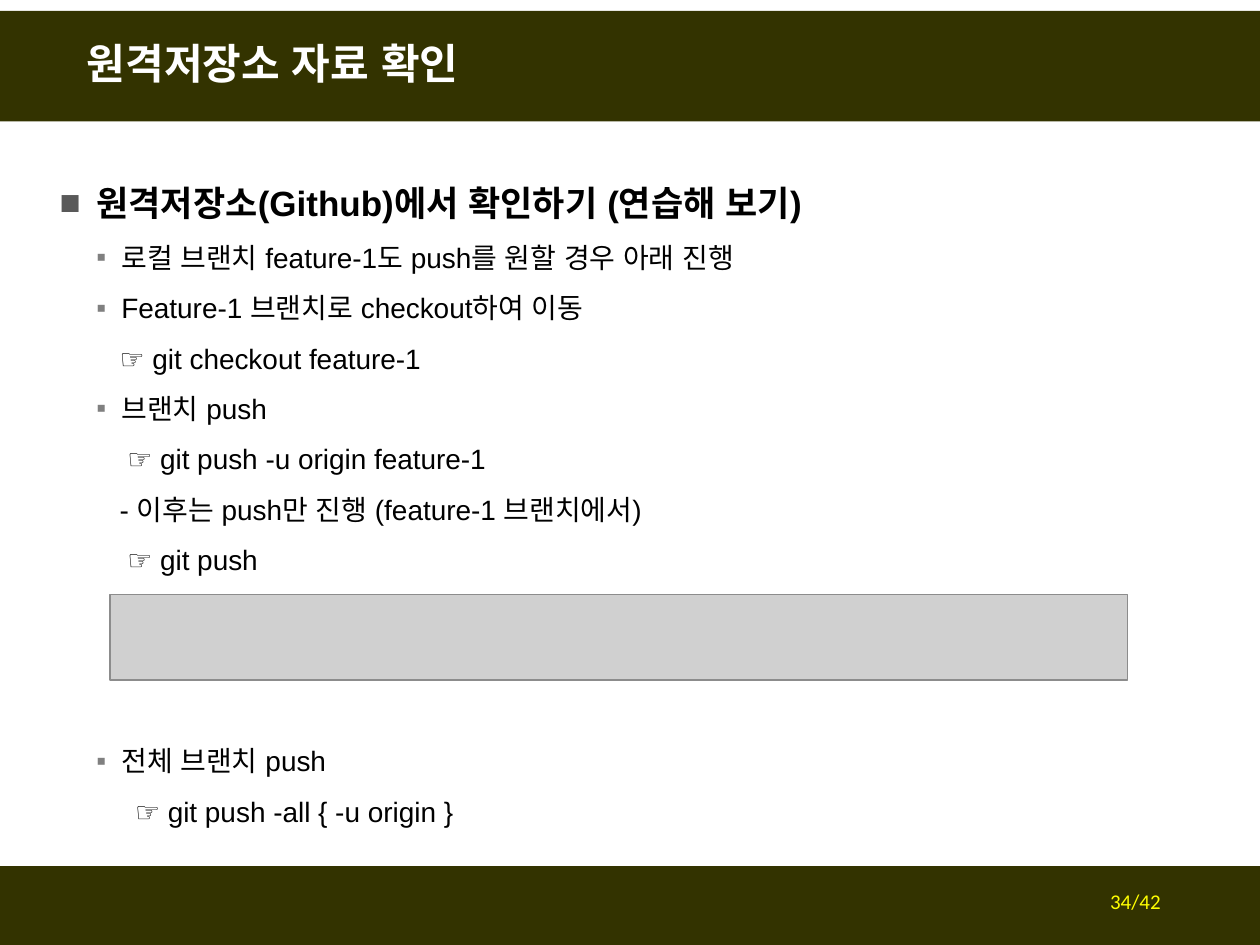
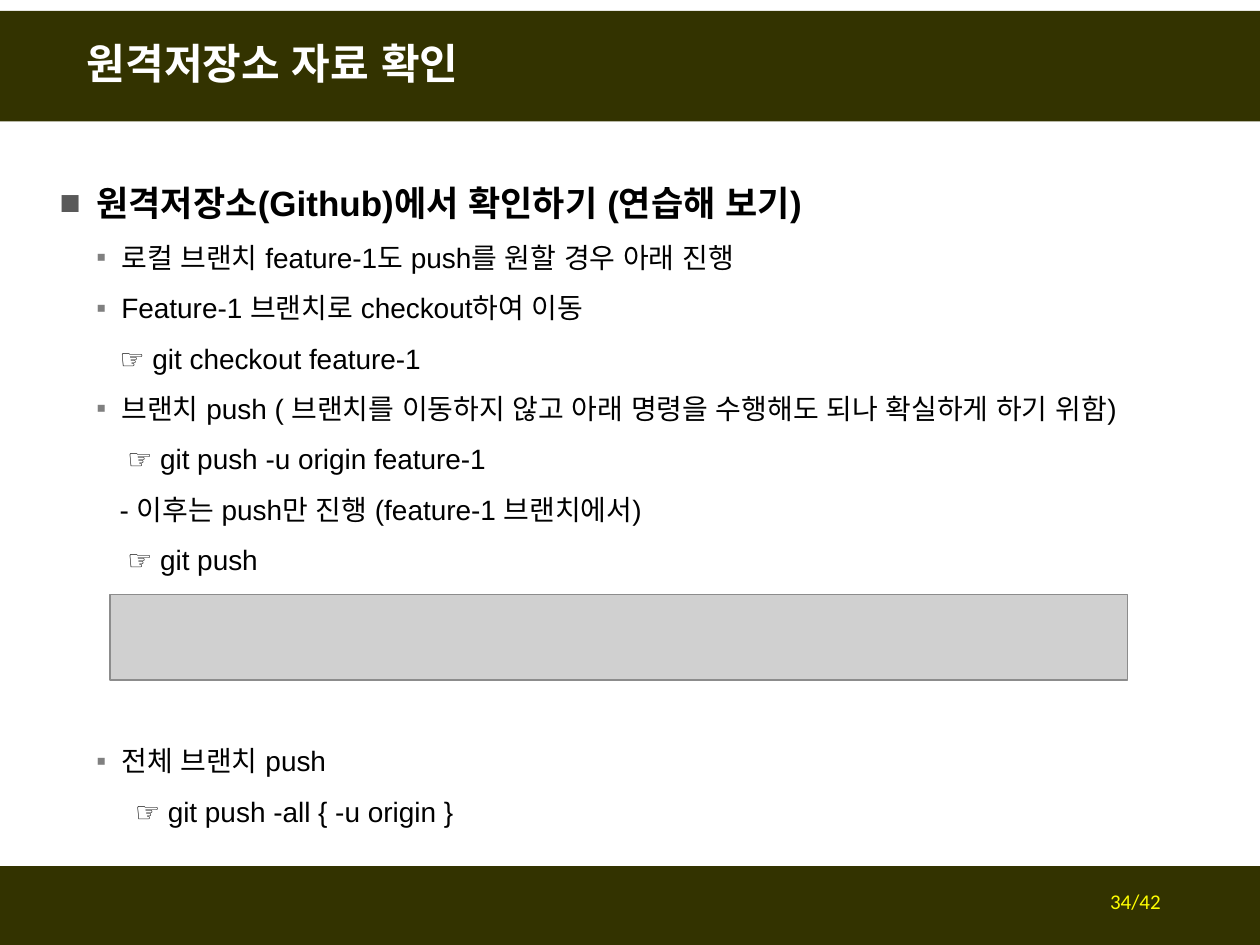
Before and after one commit to fasthill/github-lecture, a slide deck: slide 34 of git및github첫걸음2-원격저장소만들기 (1).pptx. Drawn at 1260x945 pixels with LibreOffice and Linux fonts; fonts in the diff are those of the drawing; grey boxes stand for pictures. Boxes give left, top, right and bottom in pixels: in the first picture for what was removed or moved away, otherwise in the second. Text is boxed around its words. In the diff, an @@ line names an element or a change of style, - is before the commit and + after.

```diff
--- a/git및github첫걸음2-원격저장소만들기 (1).pptx
+++ b/git및github첫걸음2-원격저장소만들기 (1).pptx
@@ text at (x1=121, y1=395, x2=1116, y2=425): text changed @@
-  ▪ 브랜치 push
+  ▪ 브랜치 push ( 브랜치를 이동하지 않고 아래 명령을 수행해도 되나 확실하게 하기 위함)
```
Also in this commit, not shown: 4 other slides changed.
